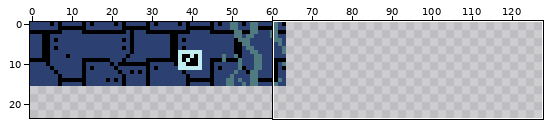
Sprite sheet, stored at assets/sprites/atlases/walls.png. Above: a wide view before the commit, with the close-up outlined.
Close-up. As it was:
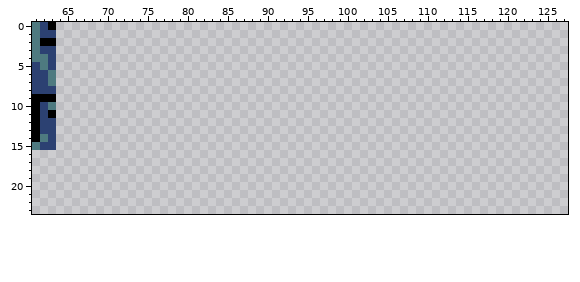
The file is 128x128 pixels. Shown: x 61..127, y 0..23. The wide view leaves out empty margins.
New version:
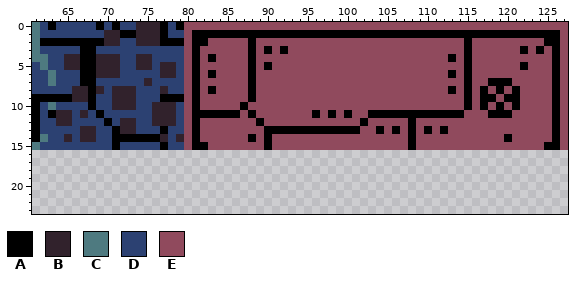
Palette (. is transparent): A #000000  B #31222c  C #4e7a80  D #2c4172  E #904a5d
Changes in this commit:
@@ x 61..127 @@
- 0 CDA................................................................
- 1 CDD................................................................
- 2 CAA................................................................
- 3 CDD................................................................
- 4 CCD................................................................
- 5 DCD................................................................
- 6 DDC................................................................
- 7 DDC................................................................
- 8 DDD................................................................
- 9 AAA................................................................
-10 ADC................................................................
-11 ADA................................................................
-12 ADD................................................................
-13 ADD................................................................
-14 ACD................................................................
-15 CDD................................................................
+ 0 CDADDDDDADADDBBBADAEEEEEEEEEEEEEEEEEEEEEEEEEEEEEEEEEEEEEEEEEEEEEEEE
+ 1 CDDDDDDDDBBAABBBADDEAAAAAAAAAAAAAAAAAAAAAAAAAAAAAAAAAAAAAAAAAAAAAAE
+ 2 CAAAAAAAABBDDBBBAAAEAAEEEEEAEEEEEEEEEEEEEEEEEEEEEEEEEEAEEEEEEEEEAAE
+ 3 CDDDDDAADDDDDDDDDDDEAEEEEEEAEAEAEEEEEEEEEEEEEEEEEEEEEEAEEEEEEAEAEAE
+ 4 CCDDBBAABBBDDBBDDDDEAEAEEEEAEEEEEEEEEEEEEEEEEEEEEEEEAEAEEEEEEEEEEAE
+ 5 DCDDBBAABBBDDBBDBBDEAEEEEEEAEAEEEEEEEEEEEEEEEEEEEEEEEEAEEEEEEAEEEAE
+ 6 DDCDDDAABBBDDDDDBBDEAEAEEEEAEEEEEEEEEEEEEEEEEEEEEEEEAEAEEEEEEEEEEAE
+ 7 DDCDDDAADDDDDDBDDDDEAEEEEEEAEEEEEEEEEEEEEEEEEEEEEEEEEEAEEAAAEEEEEAE
+ 8 DDDDDBBABDBBBDDDBDDEAEAEEEEAEEEEEEEEEEEEEEEEEEEEEEEEAEAEAEAEAEEEEAE
+ 9 AAAAABBADDBBBDDDAAAEAEEEEEEAEEEEEEEEEEEEEEEEEEEEEEEEEEAEAAEAAEEEEAE
+10 ADCDDDDADDBBBDDBBBDEAEEEEEAEEEEEEEEEEEEEEEEEEEEEEEEEEEAEAEAEAEEEEAE
+11 ADABBDBDADDDDDDBBBDEAAAAAAEAEEEEEEEAEAEAEEAAAAAAAAAAAAEEEAAAEEEEEAE
+12 ADDBBDDDDADBBDDBBBDEAEEEEEEEAEEEEEEEEEEEEAEEEEEAEEEEEEEEEEEEEEEEEAE
+13 ADDDDDBBDDABBDDDADDEAEEEEEEEEAAAAAAAAAAAAEEAEAEAEAEAEEEEEEEEEEEEEAE
+14 ACDDBDBBDDAAAAAABDBEAEEEEEEAEAEEEEEEEEEEEEEEEEEAEEEEEEEEEEEAEEEEEAE
+15 CDDDDDDDDDADDDDDADDEAAEEEEEEEAEEEEEEEEEEEEEEEEEAEEEEEEEEEEEEEEEEAAE
 16 ...................................................................
Boxes around the changes in both close-ups, in picture pixels (x1, y1, x2, y2):
added: (56, 22, 568, 150)
